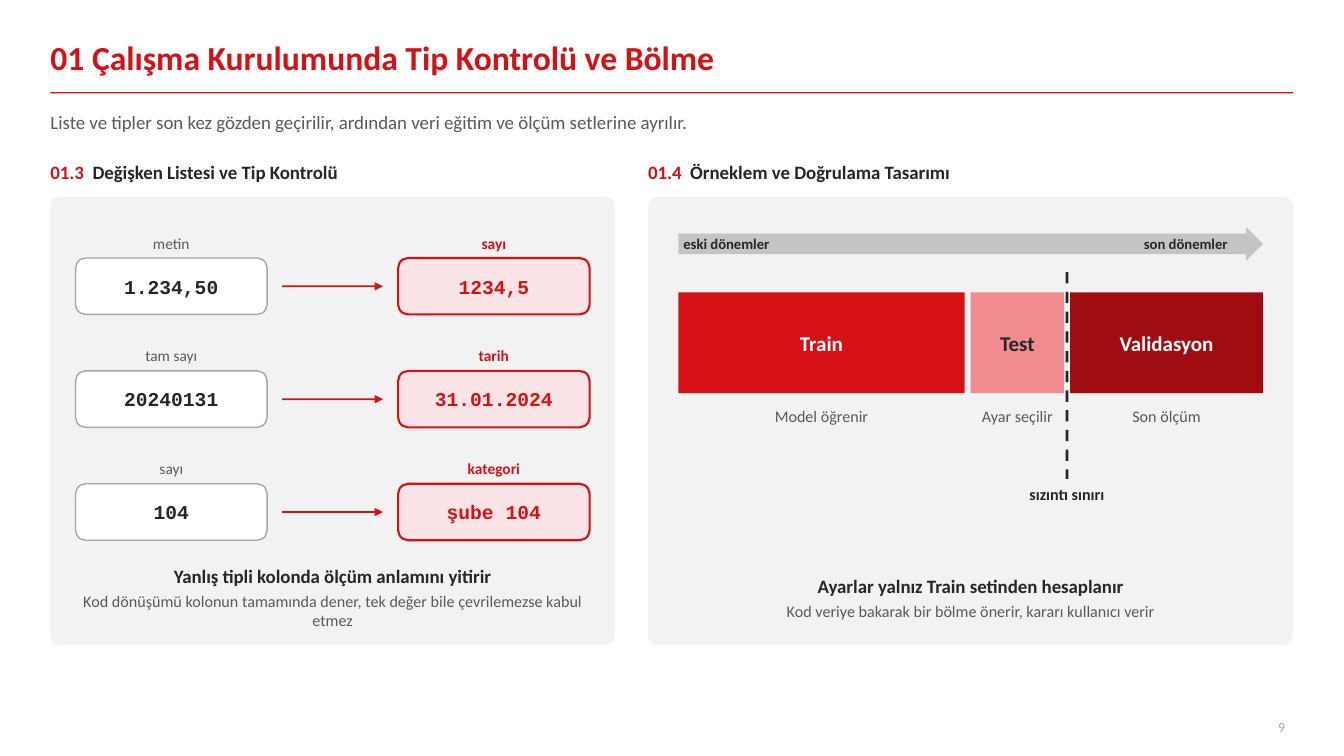
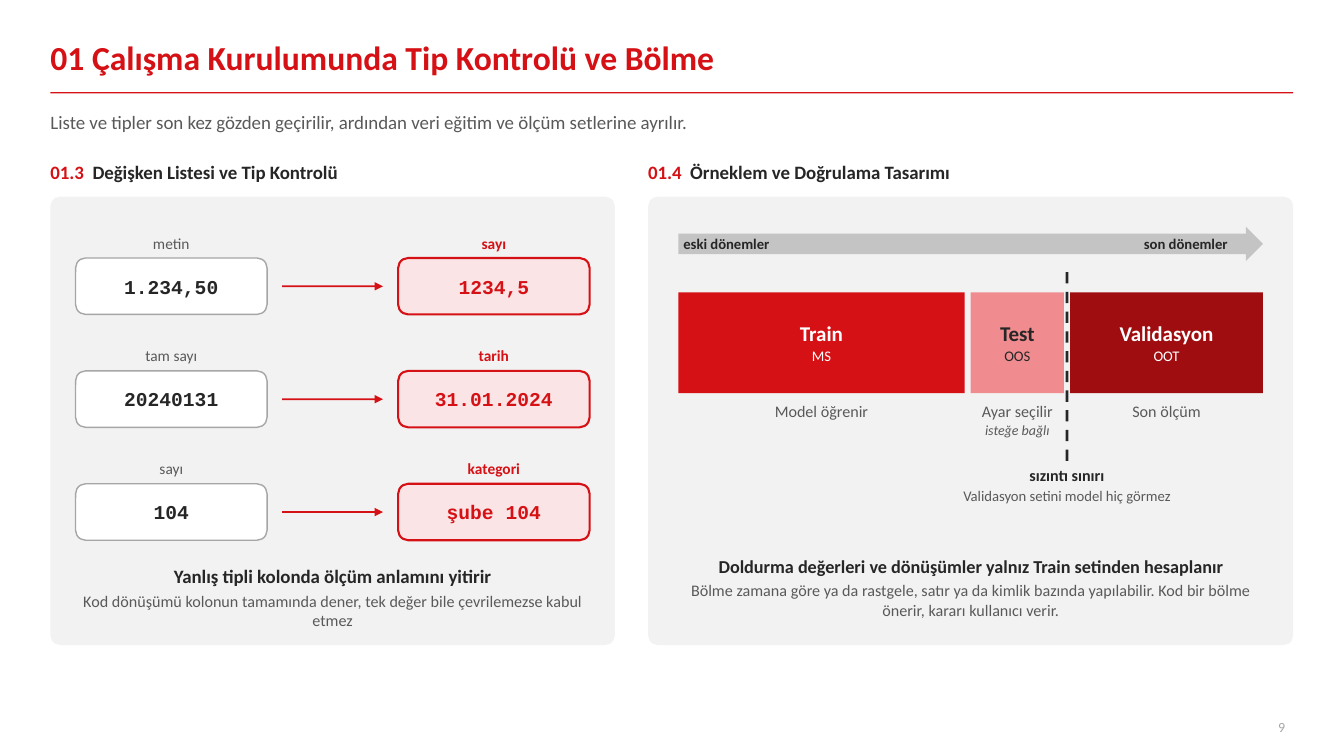
Before and after one commit to canmergen/amp, a slide deck: slide 9 of analitik_modelleme_platformu_GUNCEL/sunum/Platform_Sunum_Sade.pptx. Drawn at 1344x756 pixels with LibreOffice and Linux fonts; fonts in the diff are those of the drawing. Boxes give left, top, right and bottom in pixels: in the first picture for what was removed or moved away, otherwise in the second. Text is boxed around its words. In the diff, an @@ line names an element or a change of style, - is before the commit and + after.

```diff
--- a/analitik_modelleme_platformu_GUNCEL/sunum/Platform_Sunum_Sade.pptx
+++ b/analitik_modelleme_platformu_GUNCEL/sunum/Platform_Sunum_Sade.pptx
@@ line moved from (1068, 272) - (1068, 479) to (1068, 272) - (1068, 464) @@
@@ text at (800, 326, 843, 341): more space between paragraphs @@
@@ text at (1000, 327, 1035, 341): more space between paragraphs @@
@@ text at (1120, 326, 1214, 345): more space between paragraphs @@
@@ text at (812, 351, 831, 361): paragraph added @@
+MS
@@ text at (1004, 351, 1030, 361): paragraph added @@
+OOS
@@ text at (1154, 351, 1180, 361): paragraph added @@
+OOT
@@ text "Model öğrenir" at (775, 406, 868, 420): more space between paragraphs; vertical alignment middle to top @@
@@ text "Ayar seçilir" at (982, 406, 1053, 438): vertical alignment middle to top @@
@@ text at (982, 406, 1053, 420): more space between paragraphs @@
@@ text "Son ölçüm" at (1132, 406, 1200, 420): more space between paragraphs; vertical alignment middle to top @@
@@ text at (985, 425, 1050, 438): paragraph added @@
+isteğe bağlı
@@ text "sızıntı sınırı" at (963, 471, 1170, 504): vertical alignment middle to top @@
@@ text "sızıntı sınırı": place and size @@
-text "sızıntı sınırı" at (1029, 490, 1105, 500)
+text "sızıntı sınırı" at (963, 471, 1170, 504)
@@ text at (1029, 471, 1105, 481): more space between paragraphs @@
@@ text at (963, 491, 1170, 504): paragraph added @@
+Validasyon setini model hiç görmez
@@ text at (691, 560, 1250, 618): text changed @@
-Ayarlar yalnız Train setinden hesaplanır
-Kod veriye bakarak bir bölme önerir, kararı kullanıcı verir
+Doldurma değerleri ve dönüşümler yalnız Train setinden hesaplanır
+Bölme zamana göre ya da rastgele, satır ya da kimlik bazında yapılabilir. Kod bir bölme önerir, kararı kullanıcı verir.
```
Also in this commit, not shown: 12 other slides changed, 1 other file.
